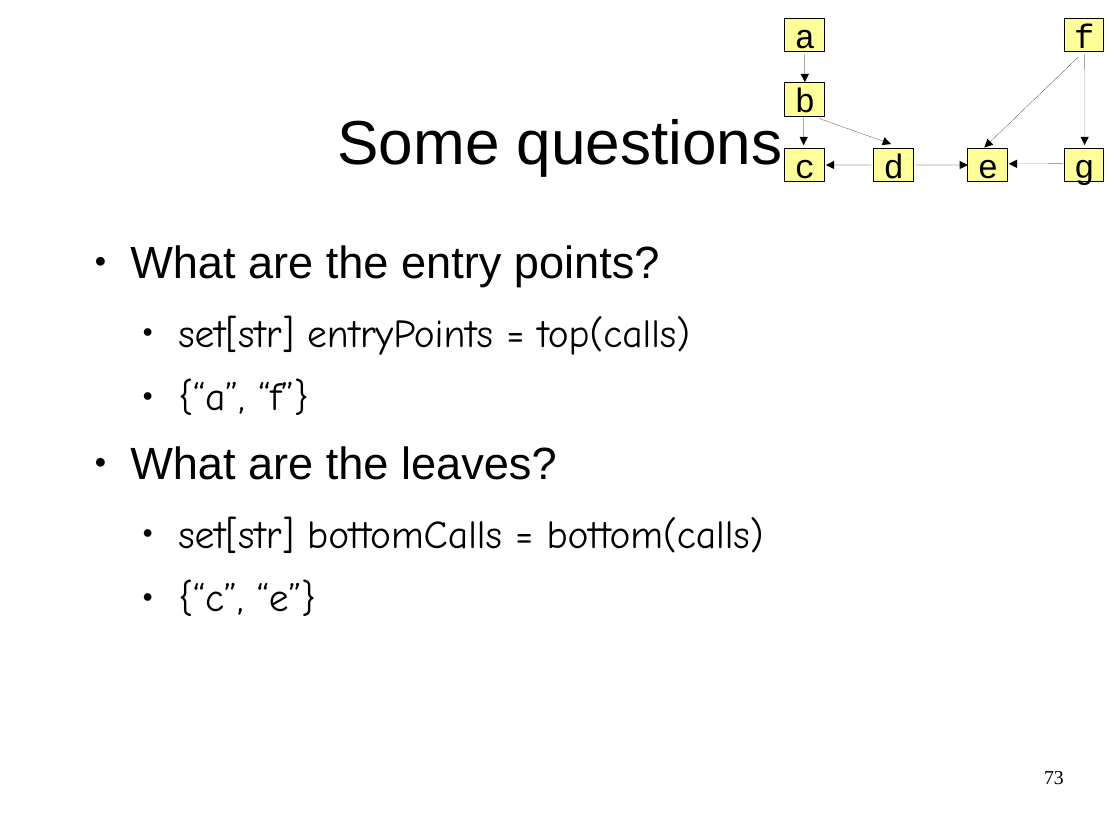
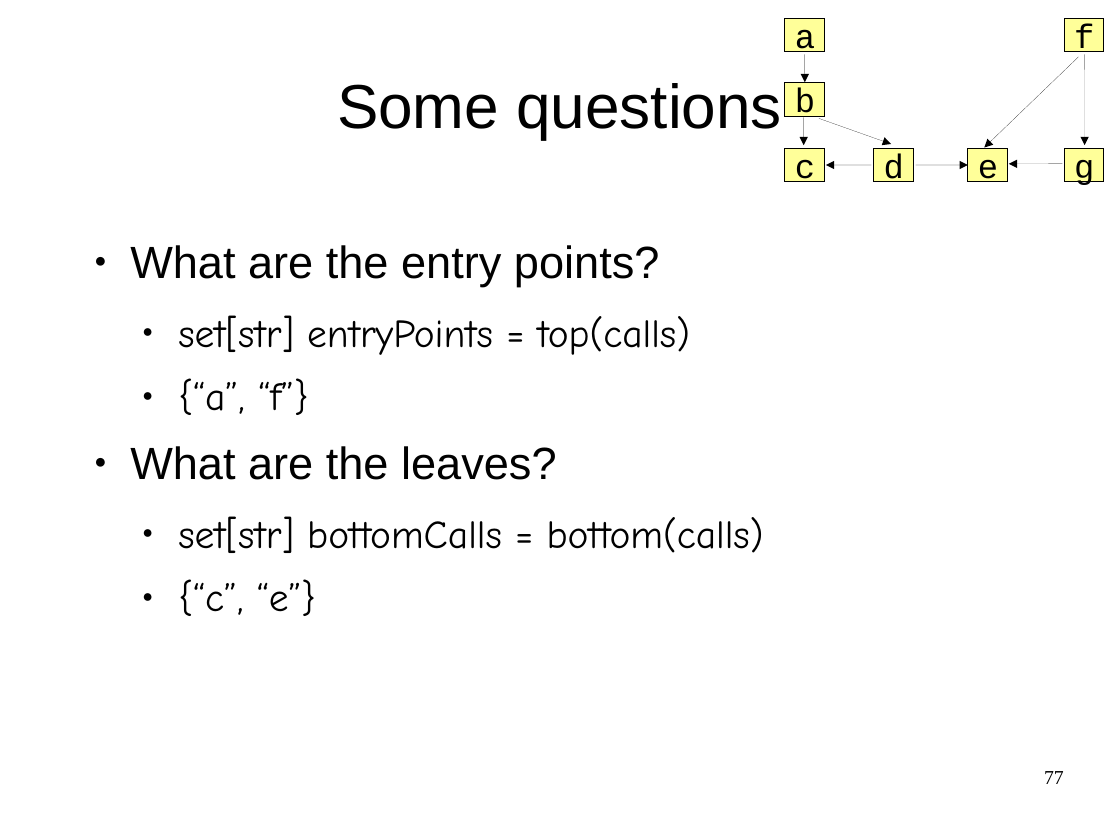
Before and after one commit to cwi-swat/meta-environment, a slide deck: slide 77 of meta-doc/analysis/rascal-slides/rascal-sc.odp (slide 73 before the commit). Drawn at 1120x840 pixels with LibreOffice and Linux fonts; fonts in the diff are those of the drawing; background and template pictures are left out. Boxes give left, top, right and bottom in pixels: in the first picture for what was removed or moved away, otherwise in the second. Text is boxed around its words. In the diff, an @@ line names an element or a change of style, - is before the commit and + after.

```diff
--- a/meta-doc/analysis/rascal-slides/rascal-sc.odp
+++ b/meta-doc/analysis/rascal-slides/rascal-sc.odp
@@ title "Some questions": place and size @@
-title "Some questions" at bbox=[338, 119, 783, 176]
+title "Some questions" at bbox=[337, 83, 782, 139]
@@ page number at bbox=[1044, 771, 1064, 784]: text changed @@
-73
+77
```
Also in this commit, not shown: 16 other slides changed, 4 slides added.
